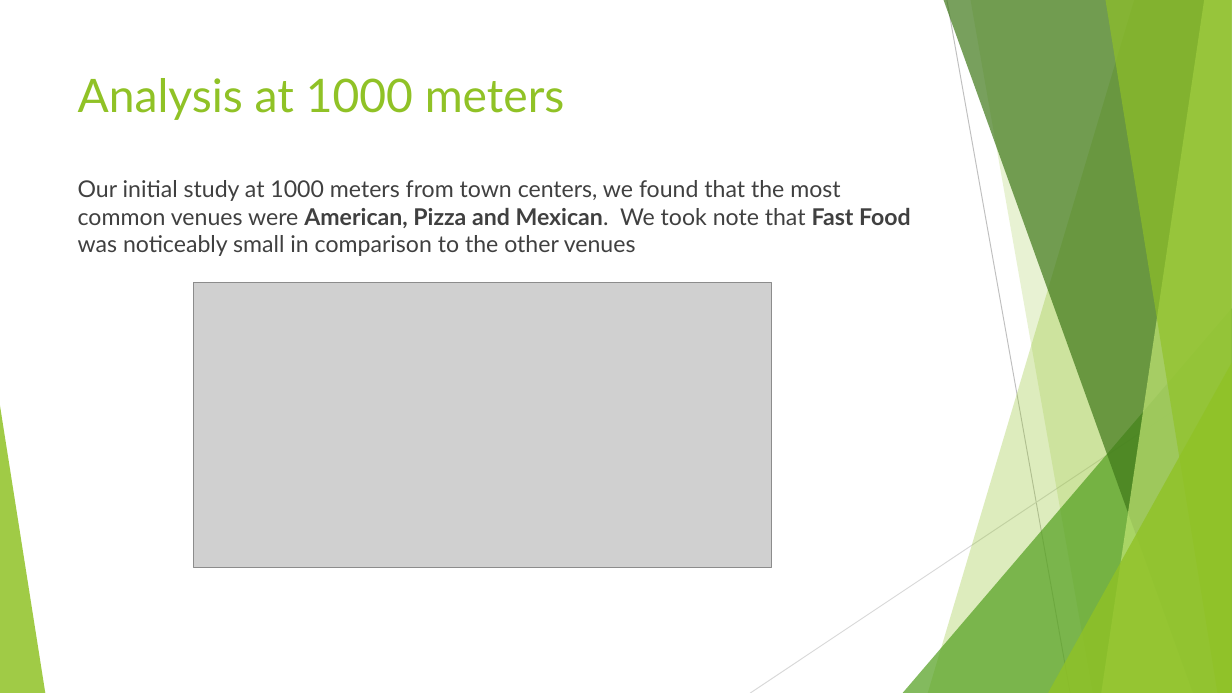
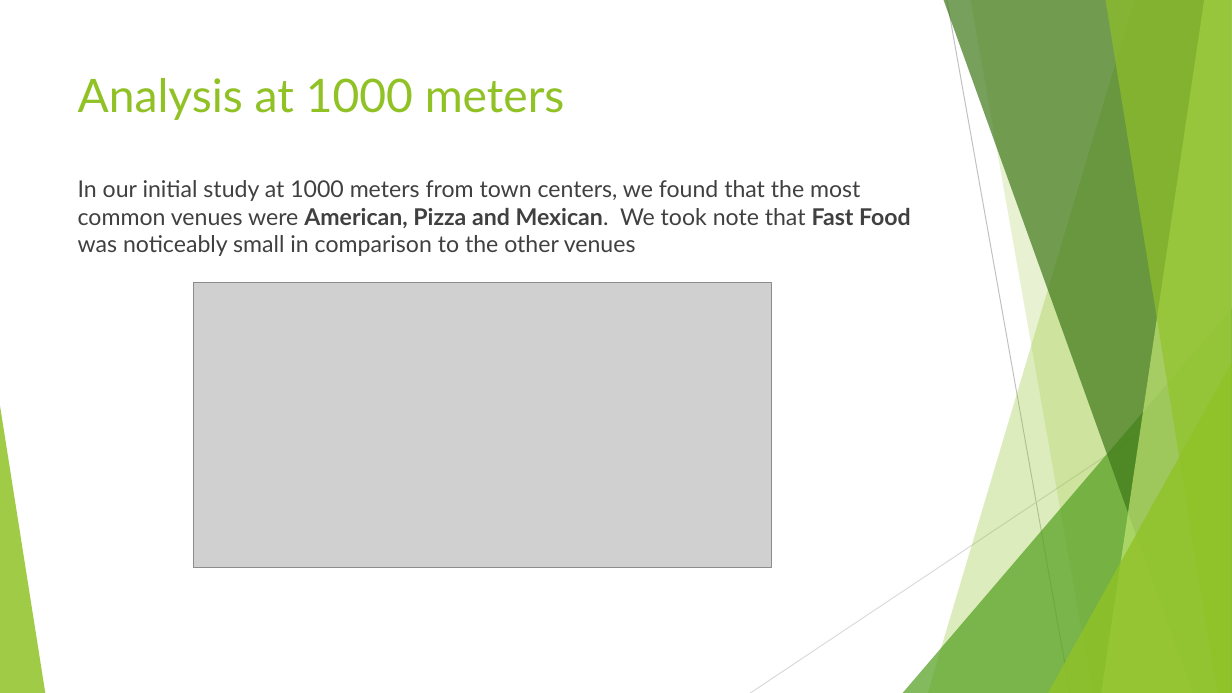
Before and after one commit to jesivak/Capstone, a slide deck: slide 7 of Data Science Certification Capstone Atlanta Suburb Study.pptx. Drawn at 1232x693 pixels with LibreOffice and Linux fonts; fonts in the diff are those of the drawing; grey boxes stand for pictures. Boxes give left, top, right and bottom in pixels: in the first picture for what was removed or moved away, otherwise in the second. Text is boxed around its words. In the diff, an @@ line names an element or a change of style, - is before the commit and + after.

```diff
--- a/Data Science Certification Capstone Atlanta Suburb Study.pptx
+++ b/Data Science Certification Capstone Atlanta Suburb Study.pptx
@@ text at [78,180,911,256]: text changed @@
-Our initial study at 1000 meters from town centers, we found that the most common venues were American, Pizza and Mexican. We took note that Fast Food was noticeably small in comparison to the other venues
+In our initial study at 1000 meters from town centers, we found that the most common venues were American, Pizza and Mexican. We took note that Fast Food was noticeably small in comparison to the other venues
```
Also in this commit, not shown: 3 other slides changed.
